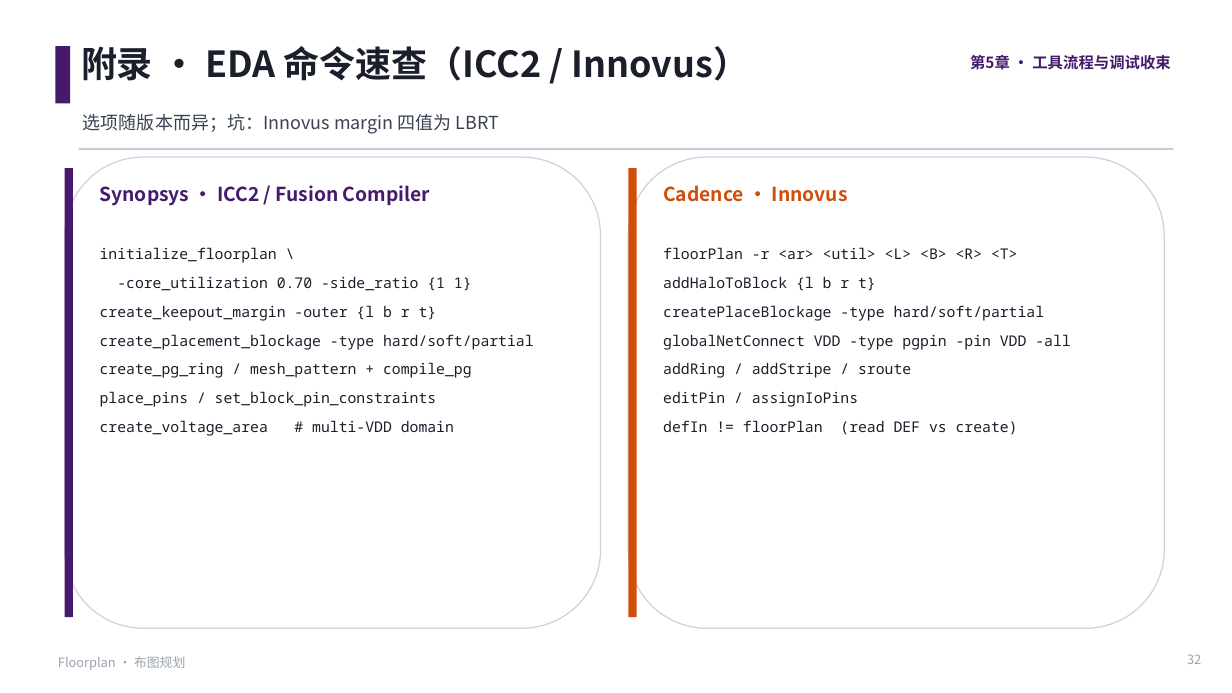
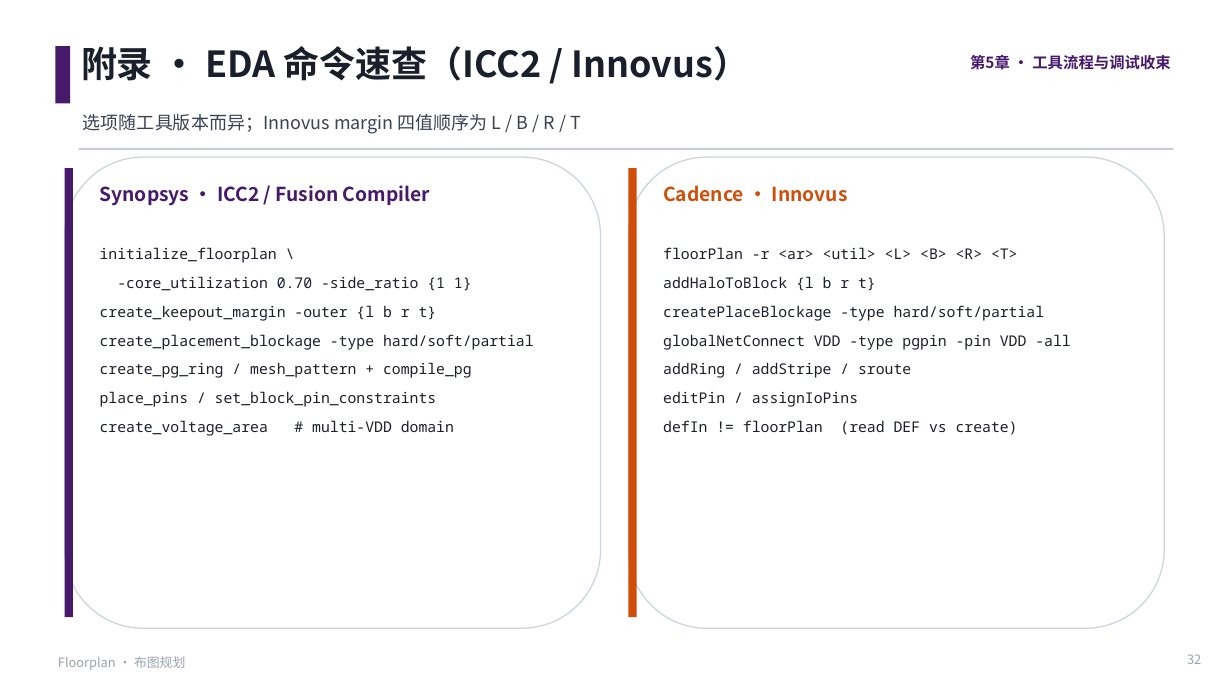
Before and after one commit to JinChengZ18/IC_Learning_Material, a slide deck: slide 32 of IC_Backend_Notes/slides/05_Floorplan.pptx. Drawn at 1232x693 pixels with LibreOffice and Linux fonts; fonts in the diff are those of the drawing. Boxes give left, top, right and bottom in pixels: in the first picture for what was removed or moved away, otherwise in the second. Text is boxed around its words. In the diff, an @@ line names an element or a change of style, - is before the commit and + after.

```diff
--- a/IC_Backend_Notes/slides/05_Floorplan.pptx
+++ b/IC_Backend_Notes/slides/05_Floorplan.pptx
@@ text at [83, 114, 581, 134]: text changed @@
-选项随版本而异；坑：Innovus margin 四值为 LBRT
+选项随工具版本而异；Innovus margin 四值顺序为 L / B / R / T
```
Also in this commit, not shown: 6 other slides changed, 9 other files.
